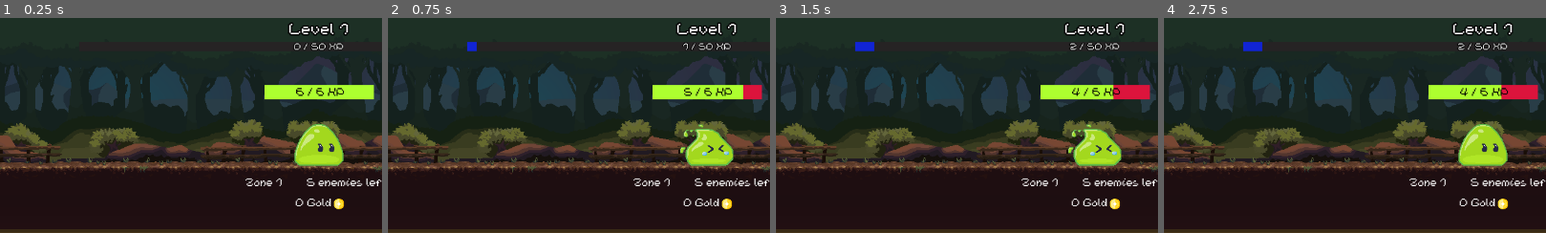
Above: before the commit, frames 1-4 (left to right).
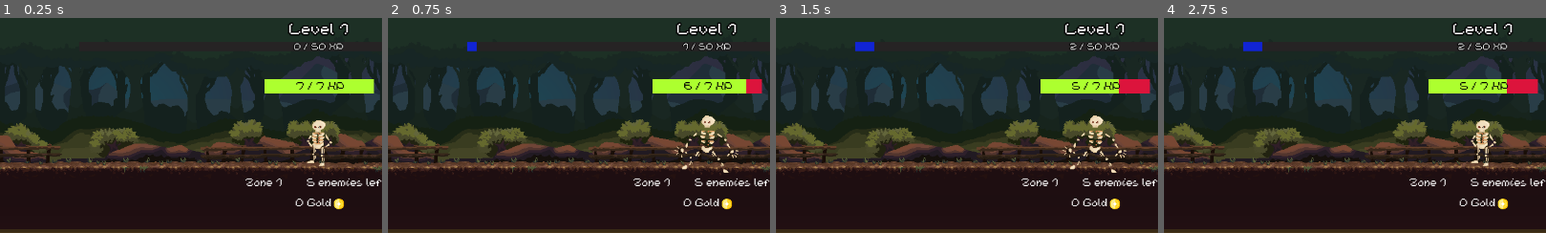
Above: after the commit, the same moments.

Repository: TTTaevas/SwordVenture
Game: Godot game, scene res://scenes/game.tscn
The game is run twice, just before and just after one commit, with the same random seed, the same clock (stepped at 60 frames per second) and the same inputs.
Inputs (mouse positions are % of the whole screen's width and height, from its top left):
- Up to frame 1 (0.25 s): no input
- Up to frame 2 (0.75 s): tap Enter at 0.5 s; move the mouse to (50, 30) at 0.52 s; click (50, 30) at 0.67 s
- Up to frame 3 (1.5 s): tap Space at 1.25 s; move the mouse to (30, 55) at 1.27 s; click (30, 55) at 1.42 s
- Up to frame 4 (2.75 s): tap Enter at 2 s; move the mouse to (60, 28) at 2.02 s; click (60, 28) at 2.17 s
The pictures show only the part of the screen within x 8-58%, y 0-50%; the shares and areas given below are measured in that part.

The runs differ from the first frame. In frame 1, 3.8% of the frame differs, in the area x 69-98%, y 28-69%; in frame 2, 3.8%, in the area x 69-98%, y 28-72%; in frame 3, 3.8%; in frame 4, 3.8%.

Commit message:
general improvments

Diff:
--- a/scenes/bottom/category_button.gd
+++ b/scenes/bottom/category_button.gd
@@ -9,6 +9,13 @@
 	name = "Cat_button_%s" % cat_name
 	$Icon.texture = load(icon if icon != "" else "res://sprites/icons/coin.png")
 	normal_position = $Icon.position.y
+
+	if cat_name == "swords":
+		texture_normal = load("res://sprites/shop/category-green_closed.png")
+		texture_pressed = load("res://sprites/shop/category-green_open.png")
+	elif cat_name == "scrolls":
+		texture_normal = load("res://sprites/shop/category-red_closed.png")
+		texture_pressed = load("res://sprites/shop/category-red_open.png")
 
 func _process(_delta):
 	$Icon.position.y = normal_position - 5 if button_pressed else normal_position
--- a/scenes/bottom/category_button.tscn
+++ b/scenes/bottom/category_button.tscn
@@ -1,7 +1,7 @@
 [gd_scene load_steps=7 format=3 uid="uid://ckv0oeyw3c2o7"]
 
-[ext_resource type="Texture2D" uid="uid://cvloyjjmu7vv2" path="res://sprites/shop/category_closed.png" id="1_10j86"]
-[ext_resource type="Texture2D" uid="uid://b5f8vqkn1asb7" path="res://sprites/shop/category_open.png" id="2_h1x6m"]
+[ext_resource type="Texture2D" uid="uid://cvloyjjmu7vv2" path="res://sprites/shop/category-yellow_closed.png" id="1_q5cp3"]
+[ext_resource type="Texture2D" uid="uid://b5f8vqkn1asb7" path="res://sprites/shop/category-yellow_open.png" id="2_jx0q0"]
 [ext_resource type="Script" path="res://scenes/bottom/category_button.gd" id="3_oxasr"]
 [ext_resource type="Texture2D" uid="uid://c06bk3klll0wx" path="res://sprites/icons/potion.png" id="4_yffwx"]
 [ext_resource type="AudioStream" uid="uid://b3e2urkuym0d5" path="res://sounds/button_select.wav" id="5_wm0f8"]
@@ -10,11 +10,12 @@
 [node name="Category_button" type="TextureButton"]
 offset_right = 60.0
 offset_bottom = 33.0
+mouse_default_cursor_shape = 2
 toggle_mode = true
 action_mode = 0
 keep_pressed_outside = true
-texture_normal = ExtResource("1_10j86")
-texture_pressed = ExtResource("2_h1x6m")
+texture_normal = ExtResource("1_q5cp3")
+texture_pressed = ExtResource("2_jx0q0")
 script = ExtResource("3_oxasr")
 
 [node name="Icon" type="TextureRect" parent="."]
--- a/scenes/bottom/item.gd
+++ b/scenes/bottom/item.gd
@@ -46,10 +46,18 @@
 			if duration_left <= 0:
 				expired_effect.call()
 
+	$Progress.value = min(100, (PlayerVariables.gold / price) * 100)
 	if PlayerVariables.gold < price or duration_left > 0 or (level * level_multi) + 1 > PlayerVariables.level:
 		disabled = true
 	elif disabled == true:
 		disabled = false
+
+	if disabled:
+		mouse_default_cursor_shape = Control.CURSOR_ARROW
+		$Progress.show()
+	else:
+		mouse_default_cursor_shape = Control.CURSOR_POINTING_HAND
+		$Progress.hide()
 
 	if category != "swords" or level <= 0:
 		$Equip.hide()
--- a/scenes/bottom/item.tscn
+++ b/scenes/bottom/item.tscn
@@ -26,6 +26,14 @@
 texture_pressed = ExtResource("2_kfpn4")
 texture_disabled = ExtResource("3_0rjeu")
 script = ExtResource("4_dx3o4")
+
+[node name="Progress" type="ProgressBar" parent="."]
+layout_mode = 0
+offset_right = 300.0
+offset_bottom = 65.0
+mouse_filter = 1
+value = 50.0
+show_percentage = false
 
 [node name="Name" type="Label" parent="."]
 layout_mode = 0
@@ -77,6 +85,7 @@
 offset_left = 305.0
 offset_right = 440.0
 offset_bottom = 65.0
+mouse_default_cursor_shape = 2
 keep_pressed_outside = true
 texture_normal = ExtResource("8_y3pik")
 texture_pressed = ExtResource("9_epjln")
--- a/scenes/menu_button.gd
+++ b/scenes/menu_button.gd
@@ -10,6 +10,11 @@
 		$Description.text = description
 
 func _process(_delta):
+	if disabled:
+		mouse_default_cursor_shape = Control.CURSOR_ARROW
+	else:
+		mouse_default_cursor_shape = Control.CURSOR_POINTING_HAND
+
 	$Action.size = $Action.get_theme_font("font").get_string_size($Action.text)
 	$Description.size = $Description.get_theme_font("font").get_string_size($Description.text)
 	$Action.position.x = (size.x - $Action.size.x) / 2
Not shown, changed: export_presets.cfg
Binary file added: sprites/shop/category-green_closed.png
Not shown, changed: sprites/shop/category-green_closed.png.import
Binary file added: sprites/shop/category-green_open.png
Not shown, added: sprites/shop/category-green_open.png.import
Binary file added: sprites/shop/category-red_closed.png
Not shown, added: sprites/shop/category-red_closed.png.import
Binary file added: sprites/shop/category-red_open.png
Not shown, changed: sprites/shop/category-red_open.png.import
Renamed: sprites/shop/category_closed.png -> sprites/shop/category-yellow_closed.png
Not shown, added: sprites/shop/category-yellow_closed.png.import
Renamed: sprites/shop/category_open.png -> sprites/shop/category-yellow_open.png
(and 1 more such lines)
